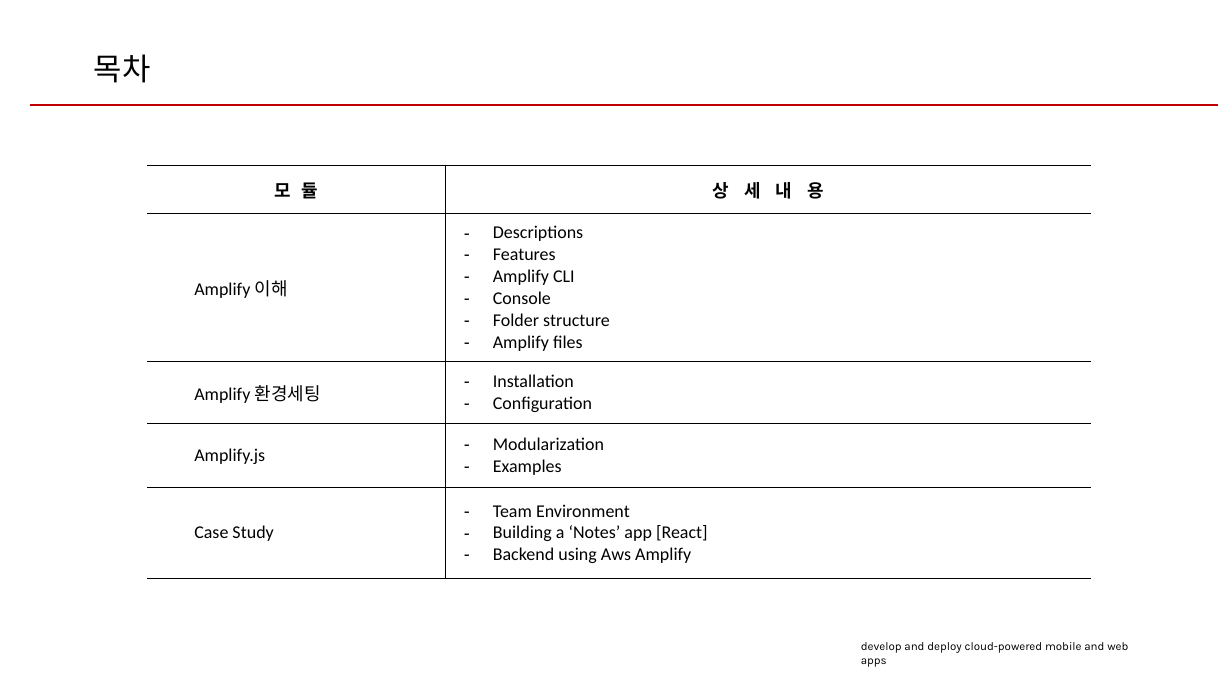
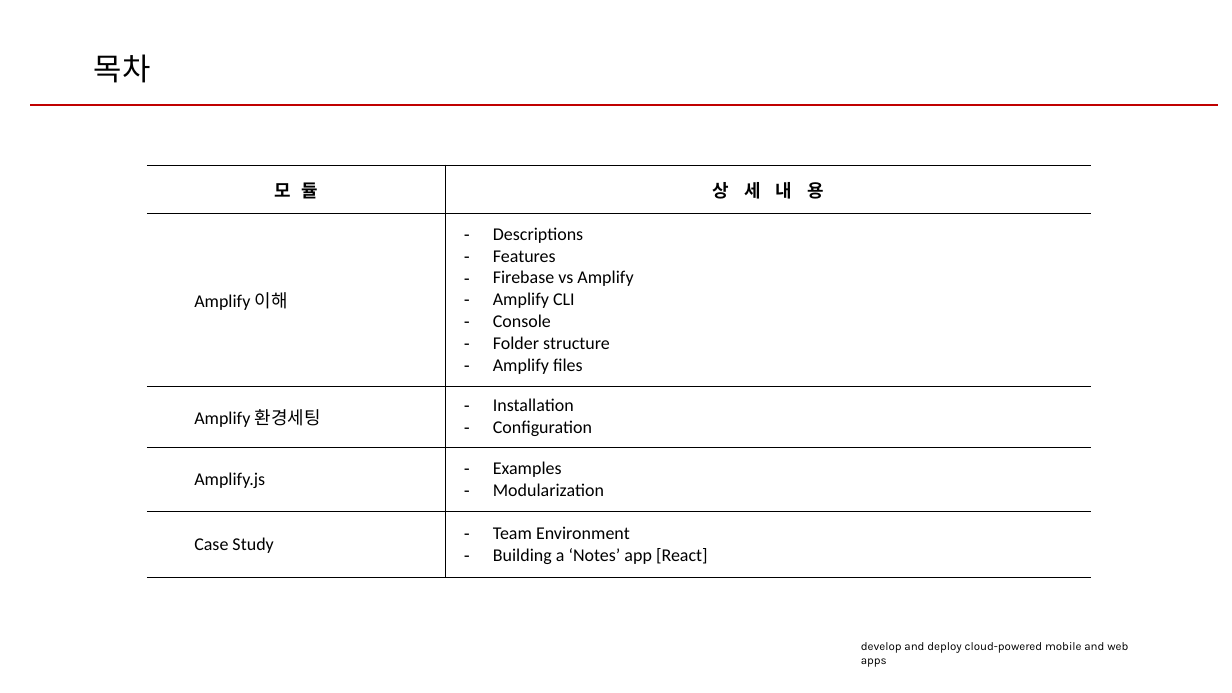
Before and after one commit to hamhg/amplify-react-note, a slide deck: slide 2 of AwsAmplify자료정리.pptx. Drawn at 1232x693 pixels with LibreOffice and Linux fonts; fonts in the diff are those of the drawing; background and template pictures are left out. Boxes give left, top, right and bottom in pixels: in the first picture for what was removed or moved away, otherwise in the second. Text is boxed around its words. In the diff, an @@ line names an element or a change of style, - is before the commit and + after.

Commit message:
doc

```diff
--- a/AwsAmplify자료정리.pptx
+++ b/AwsAmplify자료정리.pptx
@@ table at (147,165,1091,578) @@
-row 2, column 2: Descriptions / Features / Amplify CLI / Console / Folder structure / Amplify files
+row 2, column 2: Descriptions / Features / Firebase vs Amplify / Amplify CLI / Console / Folder structure / Amplify files
-row 4, column 2: Modularization / Examples
+row 4, column 2: Examples / Modularization
-row 5, column 2: Team Environment / Building a ‘Notes’ app [React] / Backend using Aws Amplify
+row 5, column 2: Team Environment / Building a ‘Notes’ app [React]
```
Also in this commit, not shown: 2 other slides changed, 2 slides added, 1 slide removed.
